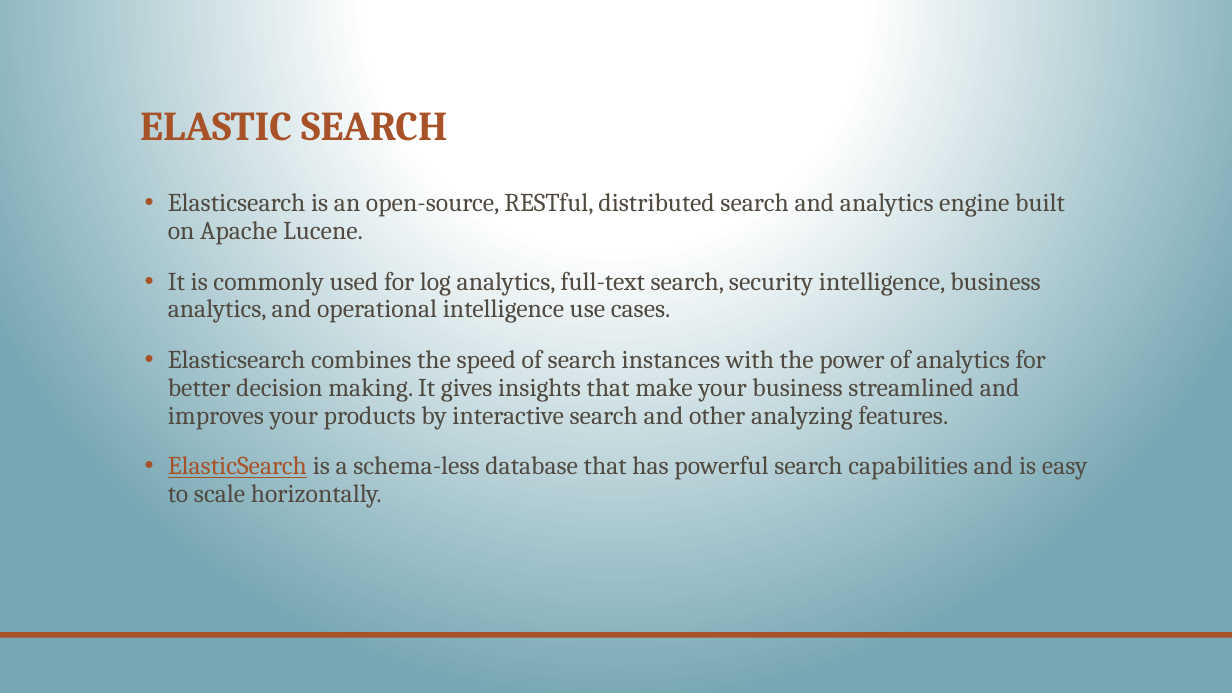
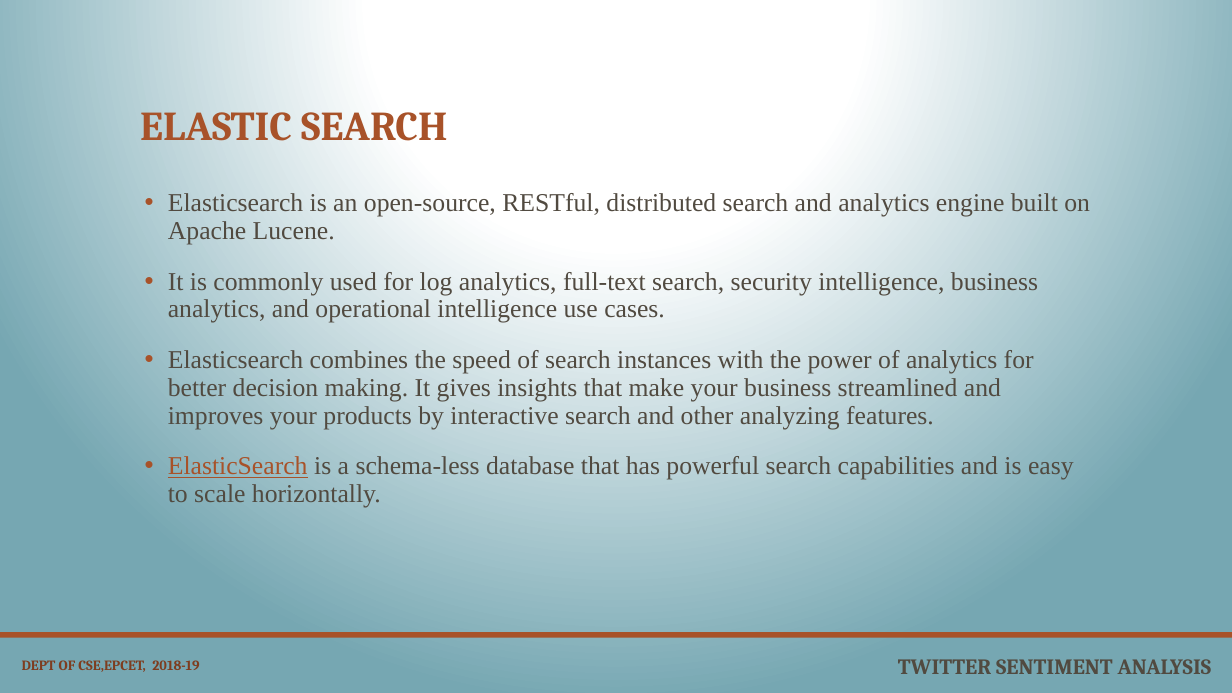
Before and after one commit to deepaindia/twitter-analysis, a slide deck: slide 16 of Presentation/SentimentAnalysis.pptx. Drawn at 1232x693 pixels with LibreOffice and Linux fonts; fonts in the diff are those of the drawing. Boxes give left, top, right and bottom in pixels: in the first picture for what was removed or moved away, otherwise in the second. Text is boxed around its words. In the diff, an @@ line names an element or a change of style, - is before the commit and + after.

```diff
--- a/Presentation/SentimentAnalysis.pptx
+++ b/Presentation/SentimentAnalysis.pptx
@@ text "Elasticsearch is an open-source, RESTful, ..." at [168, 193, 1090, 508]: font Cambria to Times New Roman @@
@@ text added at [898, 659, 1212, 674], 17 pt, text #514A40, bold @@
+TWITTER SENTIMENT ANALYSIS
@@ text added at [22, 660, 199, 672], 11 pt, text #7E3E1F, bold @@
+DEPT OF CSE,EPCET, 2018-19
```
Also in this commit, not shown: 32 other slides changed, 1 slide added, 1 other file.
